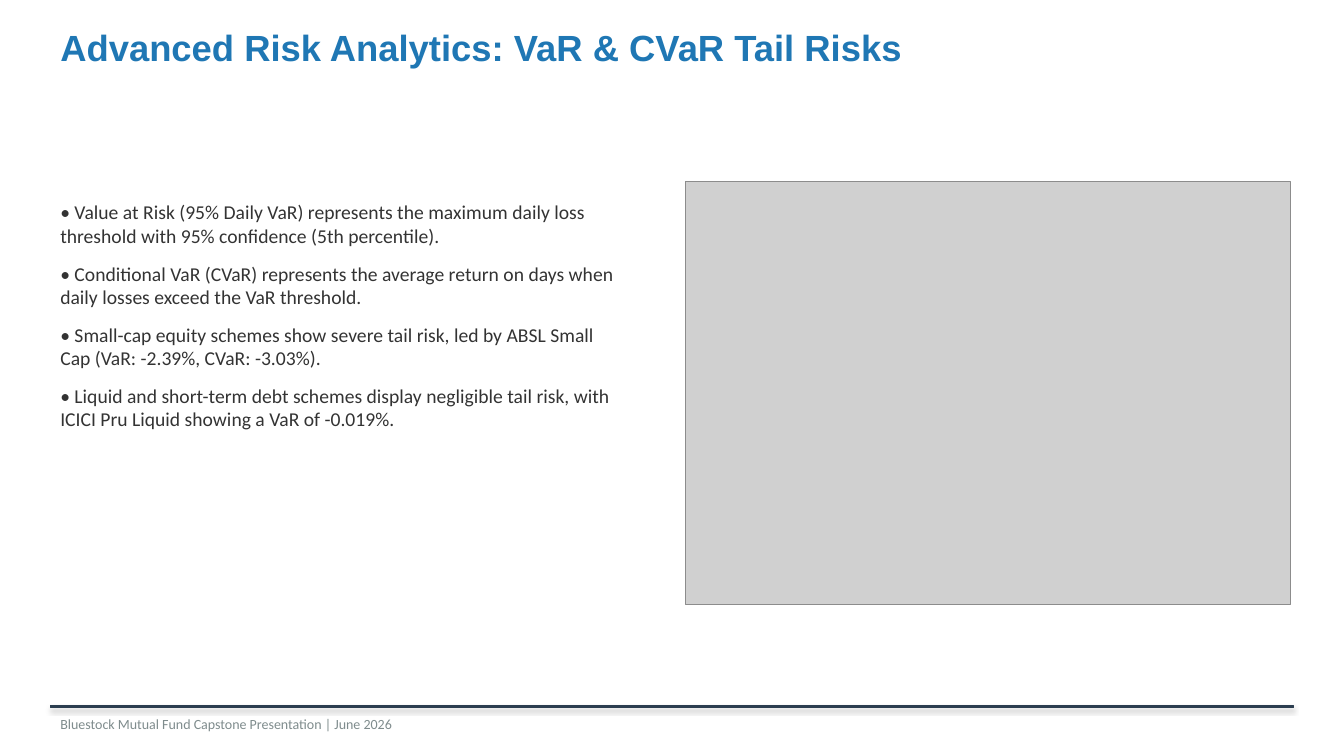
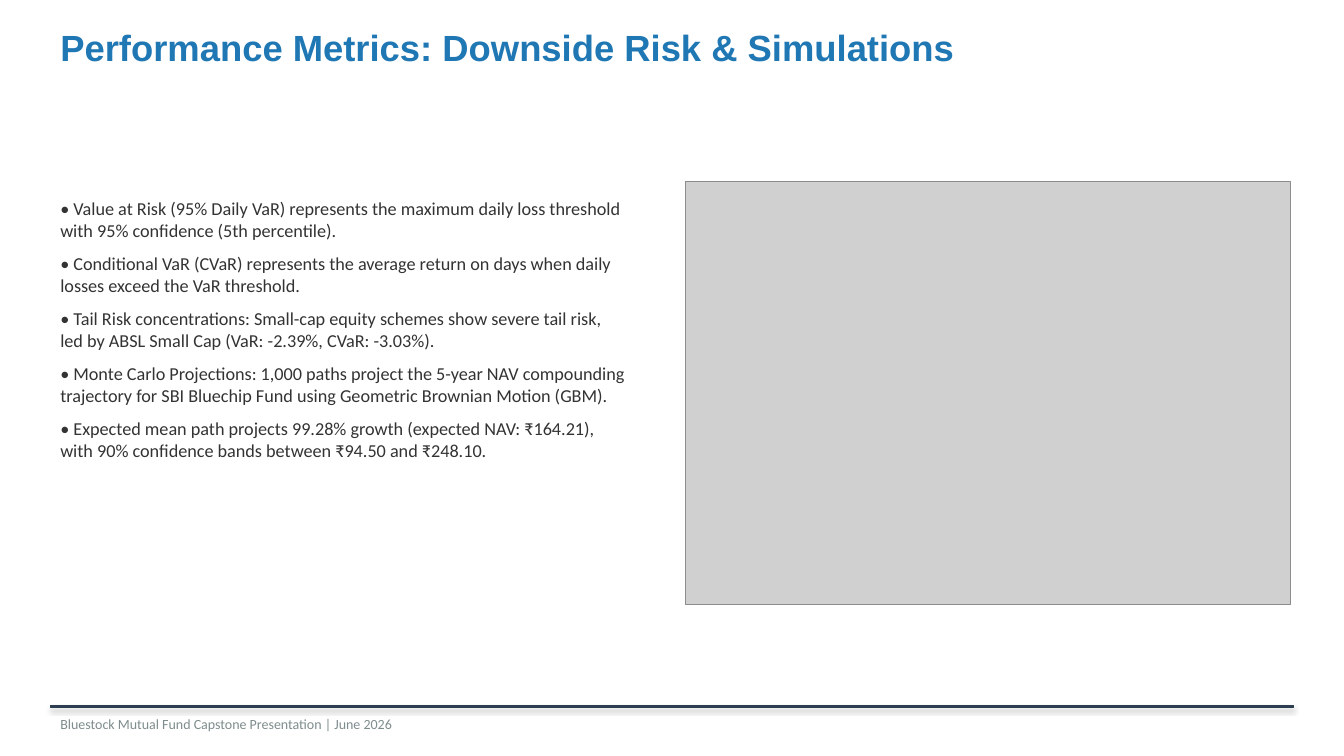
Before and after one commit to MxthThunder/mf-capstone, a slide deck: slide 8 of Bluestock_MF_Presentation.pptx. Drawn at 1344x756 pixels with LibreOffice and Linux fonts; fonts in the diff are those of the drawing; grey boxes stand for pictures. Boxes give left, top, right and bottom in pixels: in the first picture for what was removed or moved away, otherwise in the second. Text is boxed around its words. In the diff, an @@ line names an element or a change of style, - is before the commit and + after.

```diff
--- a/Bluestock_MF_Presentation.pptx
+++ b/Bluestock_MF_Presentation.pptx
@@ text at box(60, 34, 954, 62): text changed @@
-Advanced Risk Analytics: VaR & CVaR Tail Risks
+Performance Metrics: Downside Risk & Simulations
@@ text at box(60, 202, 620, 292): size 14 to 13 pt in "• Value at Risk (95% Daily VaR) ...", "• Conditional VaR (CVaR) represents the average ..."; less space between paragraphs @@
@@ text at box(60, 312, 625, 457): text changed; size 14 to 13 pt @@
-• Small-cap equity schemes show severe tail risk, led by ABSL Small Cap (VaR: -2.39%, CVaR: -3.03%).
-• Liquid and short-term debt schemes display negligible tail risk, with ICICI Pru Liquid showing a VaR of -0.019%.
+• Tail Risk concentrations: Small-cap equity schemes show severe tail risk, led by ABSL Small Cap (VaR: -2.39%, CVaR: -3.03%).
+• Monte Carlo Projections: 1,000 paths project the 5-year NAV compounding trajectory for SBI Bluechip Fund using Geometric Brownian Motion (GBM).
+• Expected mean path projects 99.28% growth (expected NAV: ₹164.21), with 90% confidence bands between ₹94.50 and ₹248.10.
```
Also in this commit, not shown: 4 other slides changed, 1 slide added, 1 slide removed, 19 other files.
